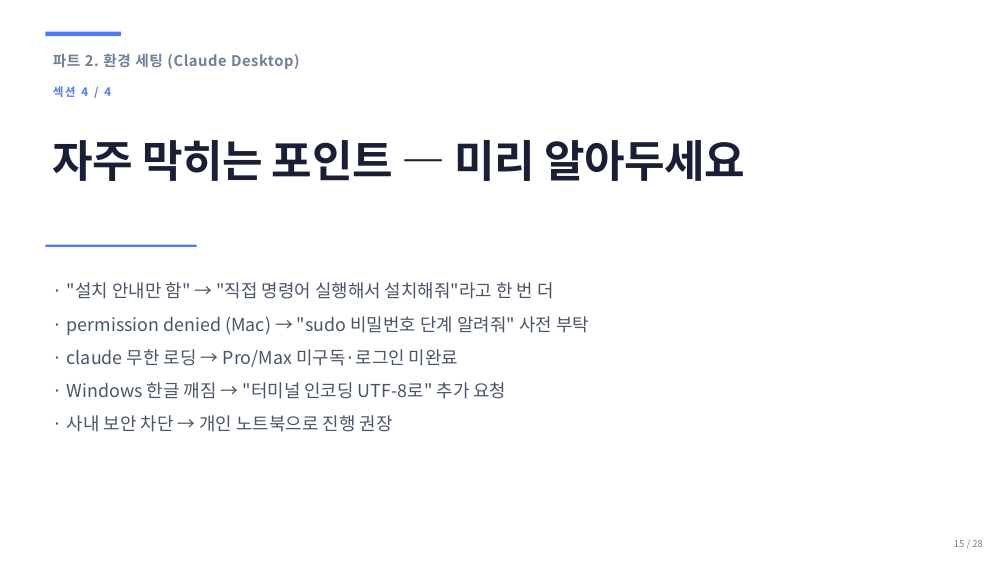
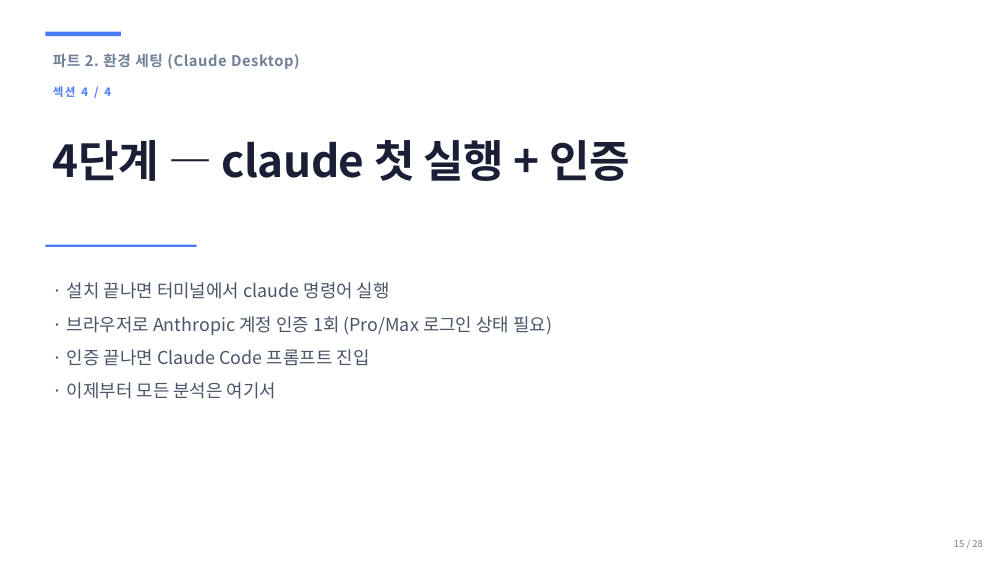
Before and after one commit to sujinpark-datapopcorn/inflearn_ccd_challenge, a slide deck: slide 15 of ppt/b2g_day1_setup.pptx. Drawn at 1008x567 pixels with LibreOffice and Linux fonts; fonts in the diff are those of the drawing. Boxes give left, top, right and bottom in pixels: in the first picture for what was removed or moved away, otherwise in the second. Text is boxed around its words. In the diff, an @@ line names an element or a change of style, - is before the commit and + after.

```diff
--- a/ppt/b2g_day1_setup.pptx
+++ b/ppt/b2g_day1_setup.pptx
@@ text at (x1=53, y1=140, x2=630, y2=181): text changed @@
-자주 막히는 포인트 — 미리 알아두세요
+4단계 — claude 첫 실행 + 인증
@@ text at (x1=67, y1=282, x2=552, y2=399): text changed @@
-· "설치 안내만 함" → "직접 명령어 실행해서 설치해줘"라고 한 번 더
-· permission denied (Mac) → "sudo 비밀번호 단계 알려줘" 사전 부탁
-· claude 무한 로딩 → Pro/Max 미구독·로그인 미완료
-· Windows 한글 깨짐 → "터미널 인코딩 UTF-8로" 추가 요청
-· 사내 보안 차단 → 개인 노트북으로 진행 권장
+· 설치 끝나면 터미널에서 claude 명령어 실행
+· 브라우저로 Anthropic 계정 인증 1회 (Pro/Max 로그인 상태 필요)
+· 인증 끝나면 Claude Code 프롬프트 진입
+· 이제부터 모든 분석은 여기서
```
Also in this commit, not shown: 13 other slides changed, 2 slides added, 2 slides removed, 8 other files.
